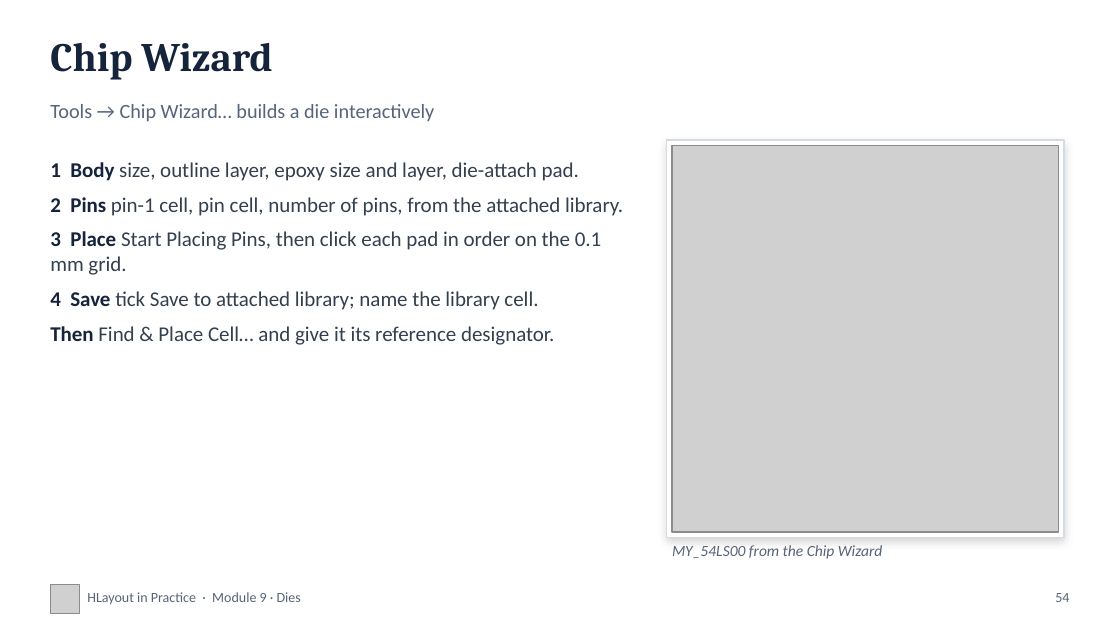
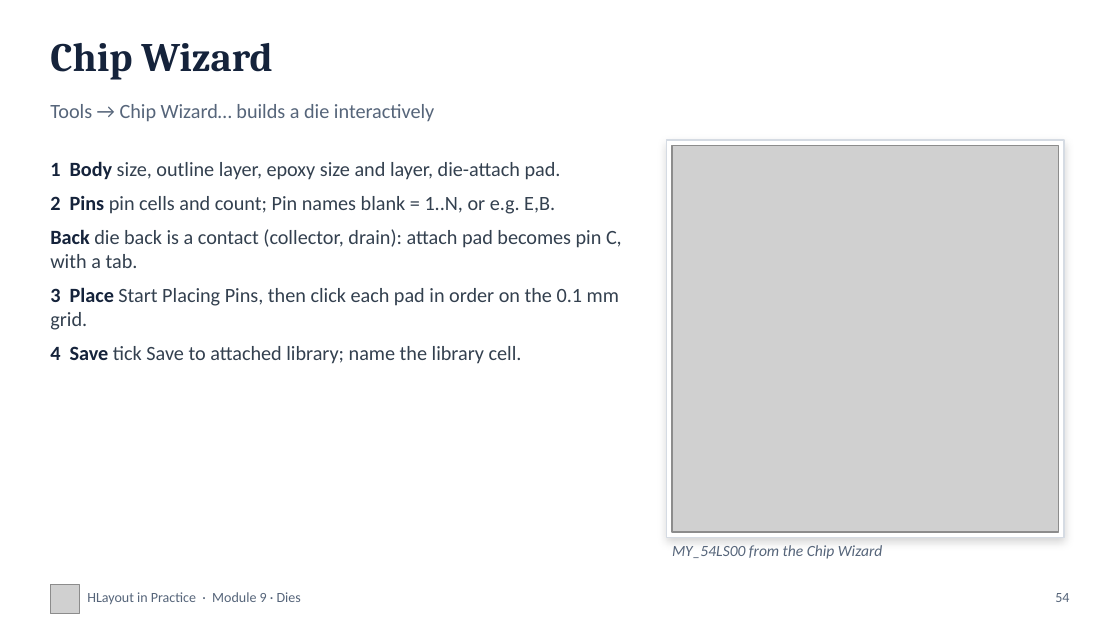
Before and after one commit to alvinmb/Hlayout, a slide deck: slide 54 of training/HLayout_Training_ALU8.pptx. Drawn at 1120x630 pixels with LibreOffice and Linux fonts; fonts in the diff are those of the drawing; grey boxes stand for pictures. Boxes give left, top, right and bottom in pixels: in the first picture for what was removed or moved away, otherwise in the second. Text is boxed around its words. In the diff, an @@ line names an element or a change of style, - is before the commit and + after.

```diff
--- a/training/HLayout_Training_ALU8.pptx
+++ b/training/HLayout_Training_ALU8.pptx
@@ text at <box>50,161,619,364</box>: size 13.5 to 13 pt in "1 Body size, outline layer, epoxy size ...", "3 Place Start Placing Pins, then click ...", "4 Save tick Save to attached library; ..." @@
@@ text at <box>50,196,622,268</box>: text changed; size 13.5 to 13 pt @@
-• 2 Pins pin-1 cell, pin cell, number of pins, from the attached library.
+• 2 Pins pin cells and count; Pin names blank = 1..N, or e.g. E,B.
+• Back die back is a contact (collector, drain): attach pad becomes pin C, with a tab.
@@ text at <box>50,326,554,345</box>: paragraph removed @@
-• Then Find & Place Cell… and give it its reference designator.
```
Also in this commit, not shown: 10 other files.
